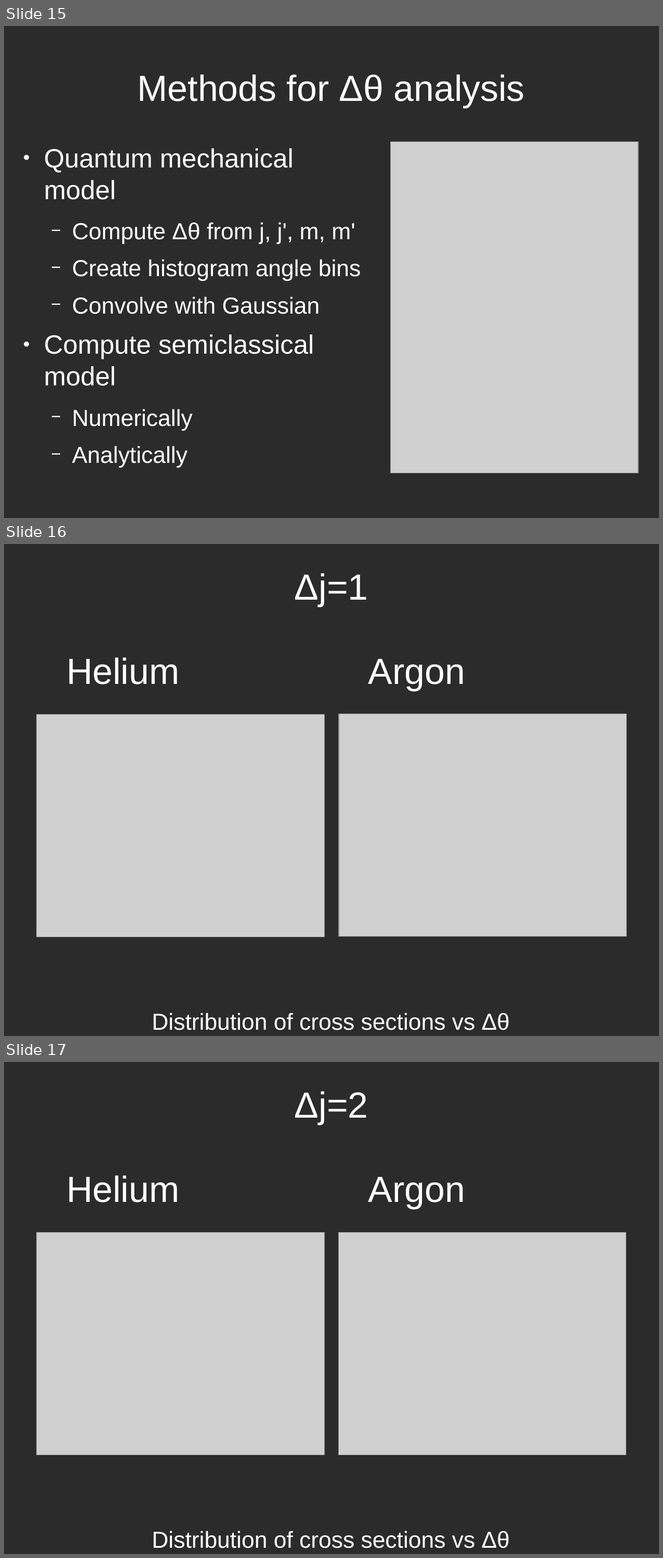
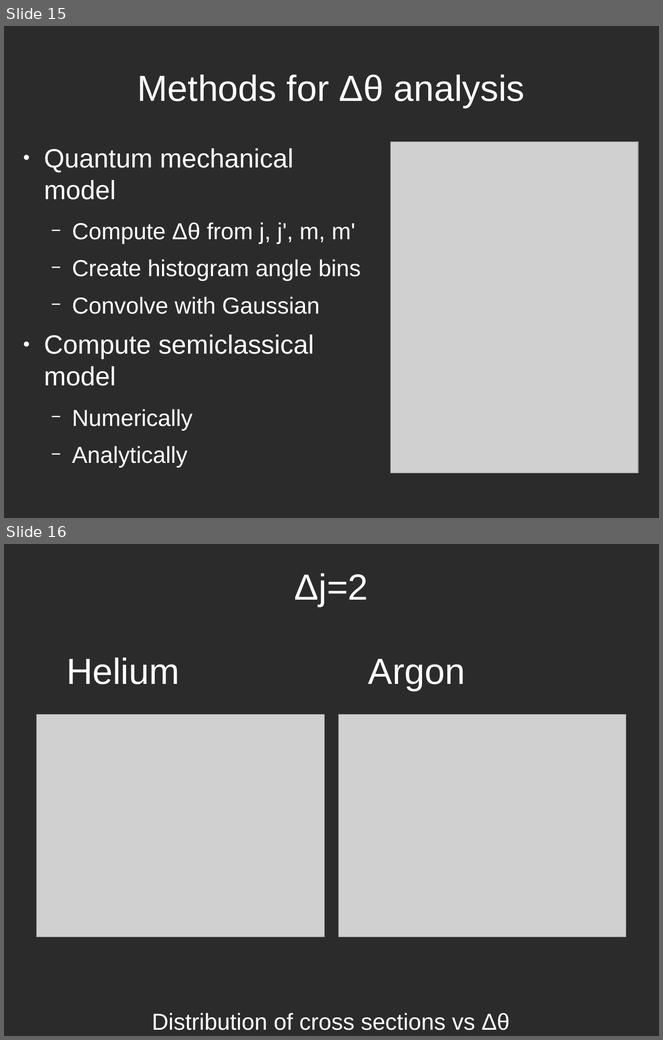
Before and after one commit to atowneND/HeNaK_Collisions, a slide deck: Presentation.odp. Shown one above the other, each under a label of ours: slides 15, 16 and 17 before the commit, slides 15 and 16 after it. The pictures are 663x1558 and 663x1040 pixels, drawn with LibreOffice and Linux fonts; fonts in the diff are those of the drawing; grey boxes stand for pictures; background and template pictures are left out; a plain dark background stands for a picture behind light text. Boxes give left, top, right and bottom in pixels: in the first picture for what was removed or moved away, otherwise in the second. Text is boxed around its words. In the diff, an @@ line names an element or a change of style, - is before the commit and + after.

```diff
--- a/Presentation.odp
+++ b/Presentation.odp
@@ slide 16 removed at (4, 544, 659, 1036), background picture (left out) @@
@@ text removed at (295, 573, 369, 606) @@
-Δj=1
@@ title removed at (66, 657, 179, 684) @@
-Helium
@@ title removed at (369, 659, 465, 691) @@
-Argon
@@ picture removed at (37, 714, 324, 937) @@
@@ picture removed at (339, 714, 626, 937) @@
@@ text removed at (152, 1013, 510, 1030) @@
-Distribution of cross sections vs Δθ
@@ what was slide 17 is now slide 16 @@
```
Also in this commit, not shown: 2 slides changed, 3 other slides removed, 3 other files.
